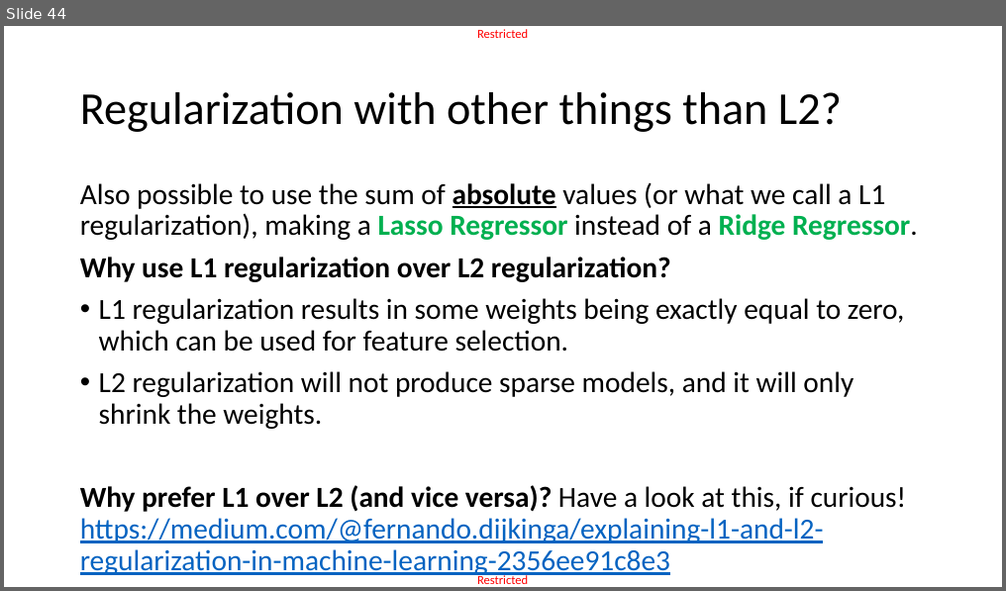
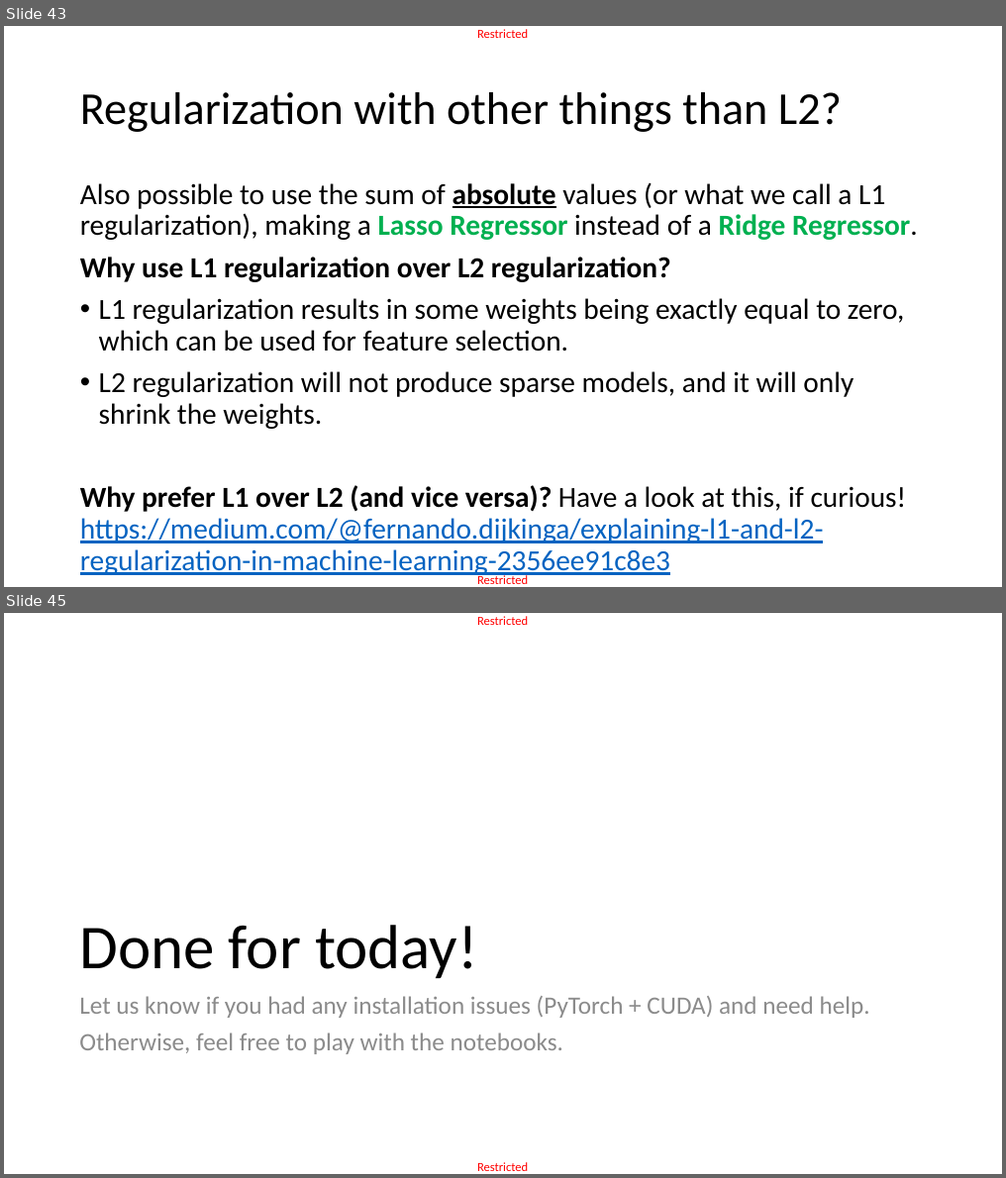
Before and after one commit to matthieudemari/SUTD_DL_50_039, a slide deck: W1/2. W1S2 final/W1S2.pptx. Shown one above the other, each under a label of ours: slide 44 before the commit, slides 43 and 45 after it; the slides between them are not shown. The pictures are 1006x591 and 1006x1178 pixels, drawn with LibreOffice and Linux fonts; fonts in the diff are those of the drawing. Boxes give left, top, right and bottom in pixels: in the first picture for what was removed or moved away, otherwise in the second. Text is boxed around its words. In the diff, an @@ line names an element or a change of style, - is before the commit and + after.

```diff
--- a/W1/2. W1S2 final/W1S2.pptx
+++ b/W1/2. W1S2 final/W1S2.pptx
@@ slide 45 added at [4,613,1002,1174], background #FFFFFF; not listed: 2 template elements that a slide beside it also shows @@
@@ title added at [79,925,478,978], 60 pt, text #000000 @@
+Done for today!
@@ text added at [79,996,870,1055], 24 pt, text #8C8C8C @@
+Let us know if you had any installation issues (PyTorch + CUDA) and need help.
+Otherwise, feel free to play with the notebooks.
@@ what was slide 44 is now slide 43 @@
```
Also in this commit, not shown: 4 slides changed, 8 other files.
